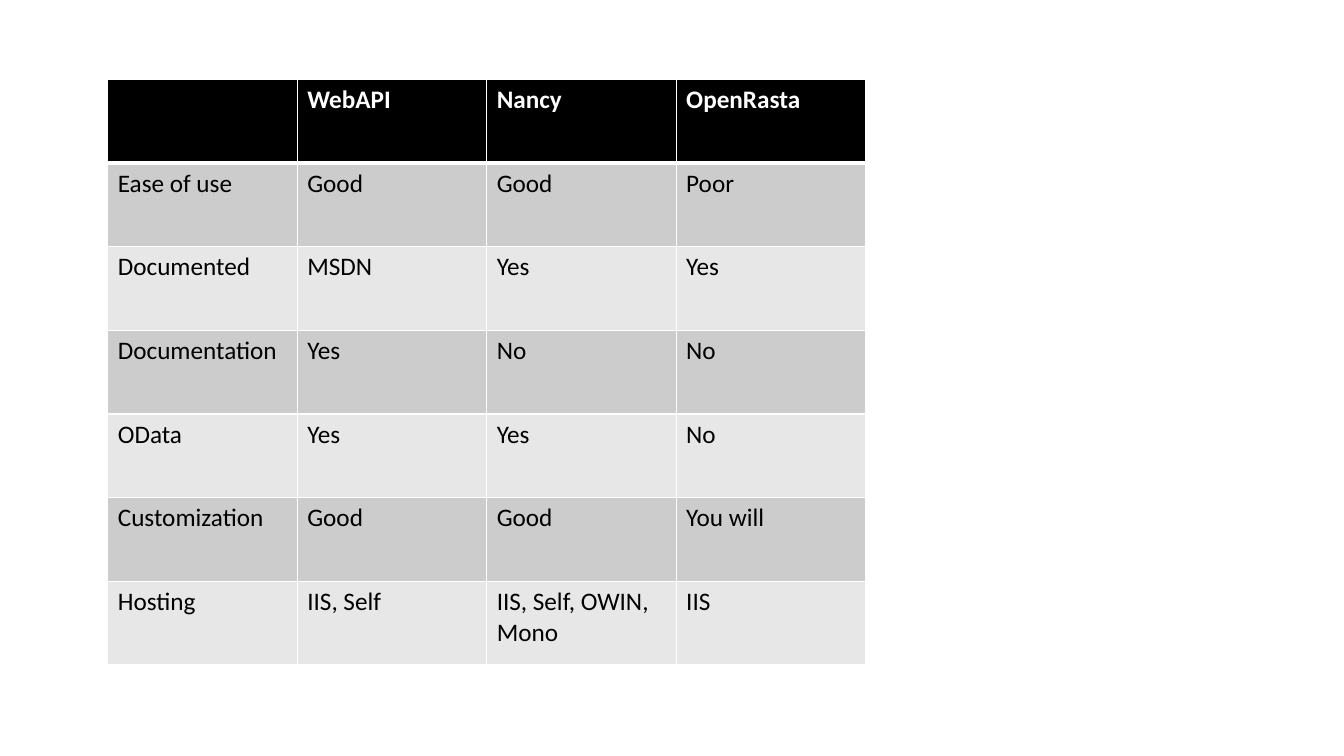
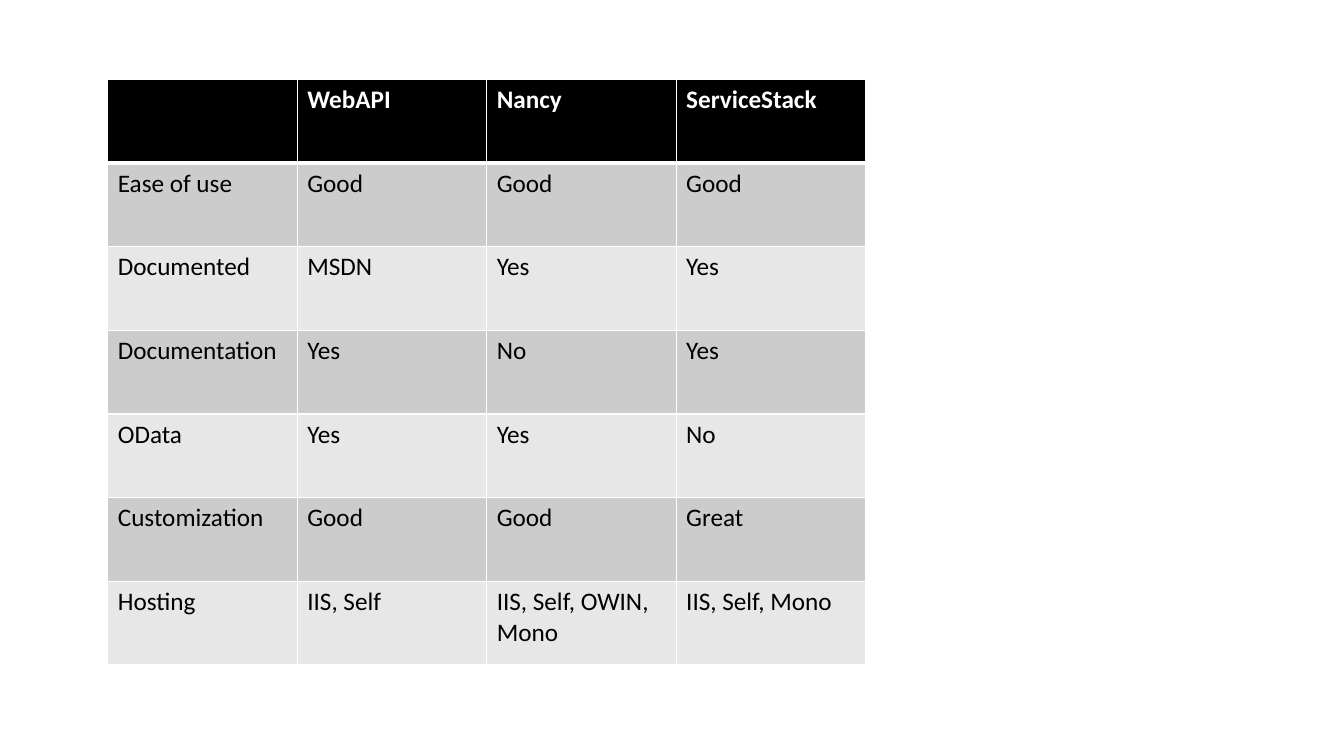
Before and after one commit to ifranto/APIDemo, a slide deck: slide 26 of Presentation/So you want an API.pptx. Drawn at 1344x756 pixels with LibreOffice and Linux fonts; fonts in the diff are those of the drawing. Boxes give left, top, right and bottom in pixels: in the first picture for what was removed or moved away, otherwise in the second. Text is boxed around its words. In the diff, an @@ line names an element or a change of style, - is before the commit and + after.

```diff
--- a/Presentation/So you want an API.pptx
+++ b/Presentation/So you want an API.pptx
@@ table at (108,80,866,665) @@
-row 1, column 4: OpenRasta
+row 1, column 4: ServiceStack
-row 2, column 4: Poor
+row 2, column 4: Good
-row 4, column 4: No
+row 4, column 4: Yes
-row 6, column 4: You will
+row 6, column 4: Great
-row 7, column 4: IIS
+row 7, column 4: IIS, Self, Mono
```
Also in this commit, not shown: 2 other slides changed.
